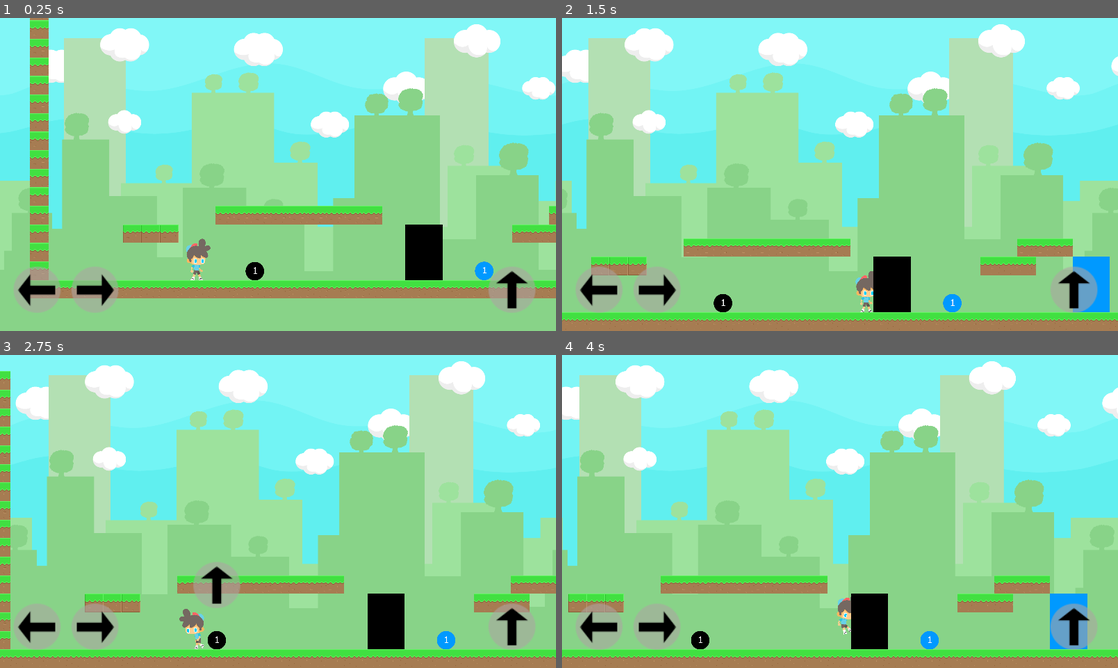
Above: before the commit, frames 1-4 (two rows, left to right).
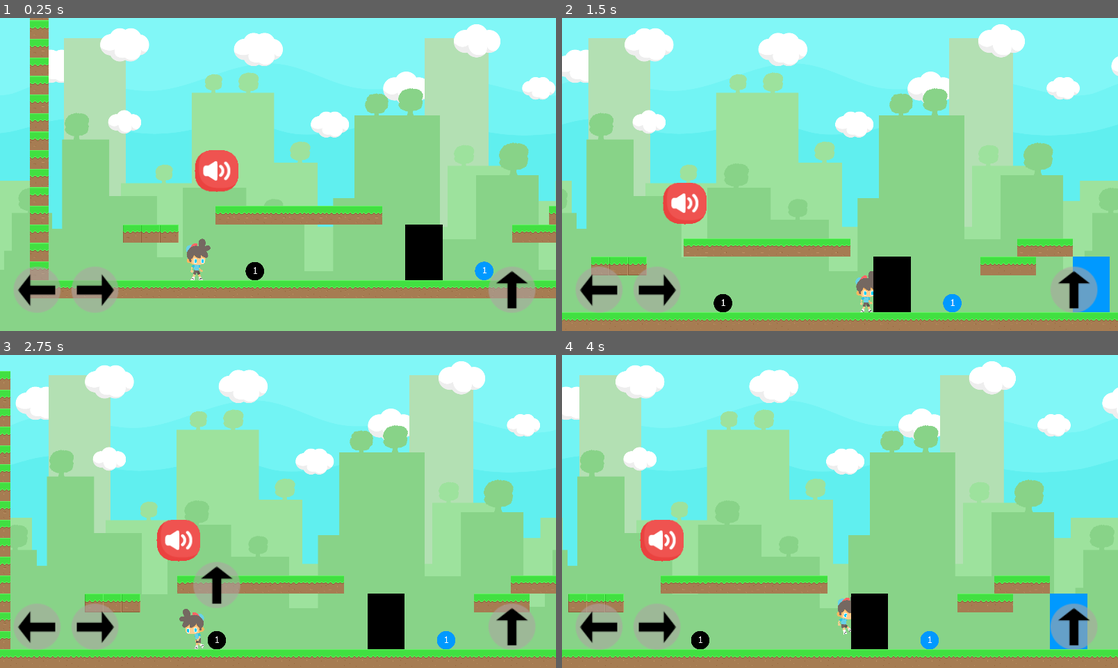
Above: after the commit, the same moments.

Repository: SzilardKosa/BankToTheFuture
Game: Godot game, scene res://src/Levels/TestLevelSzilard.tscn
Same seed, same stepped clock (60 frames per second), same inputs: the game is played once before the commit and once after it.
Inputs:
- Up to frame 1 (0.25 s): no input
- Up to frame 2 (1.5 s): hold Right (move_right) from 0.53 s (still down); tap Up (jump) at 0.77 s
- Up to frame 3 (2.75 s): tap Up (jump) at 1.52 s; release Right (move_right) at 2.03 s; hold Left (move_left) from 2.03 s (still down)
- Up to frame 4 (4 s): release Left (move_left) at 2.78 s; hold Right (move_right) from 2.78 s (still down); tap Up (jump) at 3.02, 3.77 s

The runs differ from the first frame. In frame 1, 0.9% of the frame differs, in the area x 35-43%, y 42-56%; in frame 2, 0.9%; in frame 3, 0.9%; in frame 4, 0.9%.

Commit message:
icons added

Diff:
--- a/src/Levels/TestLevelSzilard.tscn
+++ b/src/Levels/TestLevelSzilard.tscn
@@ -9,6 +9,7 @@
 [ext_resource path="res://assets/ui/touch_button_down.png" type="Texture" id=7]
 [ext_resource path="res://src/Background/ParallaxBackground.tscn" type="PackedScene" id=8]
 [ext_resource path="res://src/Objects/trashcan/PlasticTrashCan.tscn" type="PackedScene" id=9]
+[ext_resource path="res://assets/icons/4.png" type="Texture" id=10]
 [ext_resource path="res://src/Objects/trash/MixedTrash1.tscn" type="PackedScene" id=12]
 [ext_resource path="res://src/Objects/trash/PaperTrash1.tscn" type="PackedScene" id=15]
 [ext_resource path="res://src/Levels/TestLevelSzilard.gd" type="Script" id=18]
@@ -139,3 +140,8 @@
 position = Vector2( 1360, 1024 )
 
 [node name="ParallaxBackground" parent="." instance=ExtResource( 8 )]
+
+[node name="Sprite" type="Sprite" parent="."]
+position = Vector2( 643.3, 648.25 )
+scale = Vector2( 2.33231, 2.22308 )
+texture = ExtResource( 10 )
Binary file added: assets/icons/0.png
Not shown, added: assets/icons/0.png.import
Binary file added: assets/icons/1.png
Not shown, added: assets/icons/1.png.import
Binary file added: assets/icons/10.png
Not shown, added: assets/icons/10.png.import
Binary file added: assets/icons/100.png
Not shown, added: assets/icons/100.png.import
Binary file added: assets/icons/101.png
Not shown, added: assets/icons/101.png.import
Binary file added: assets/icons/102.png
Not shown, added: assets/icons/102.png.import
(and 325 more such lines)
